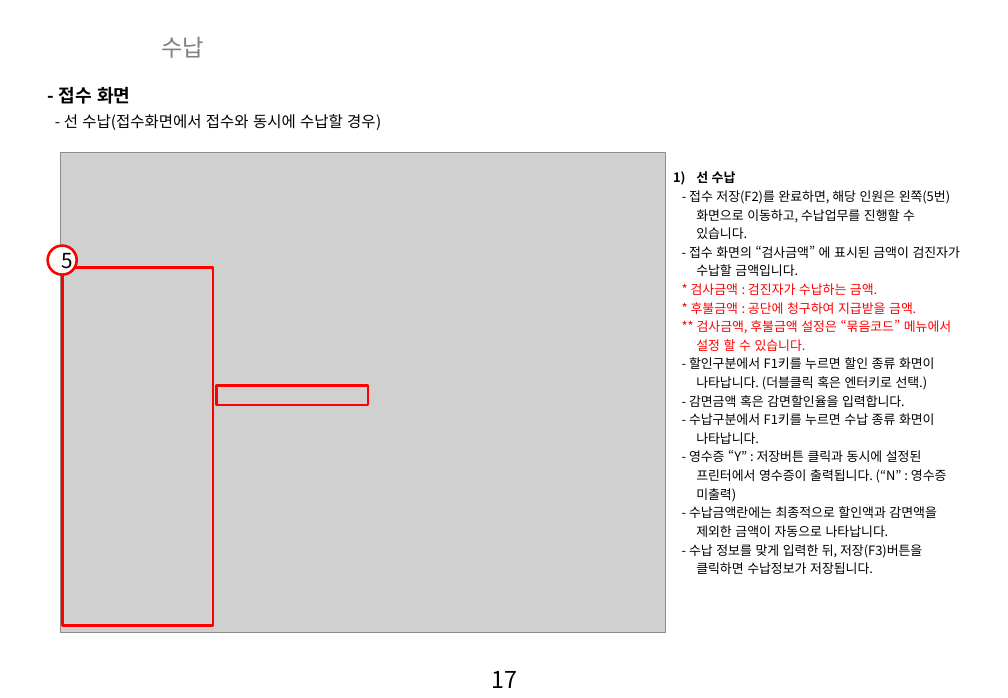
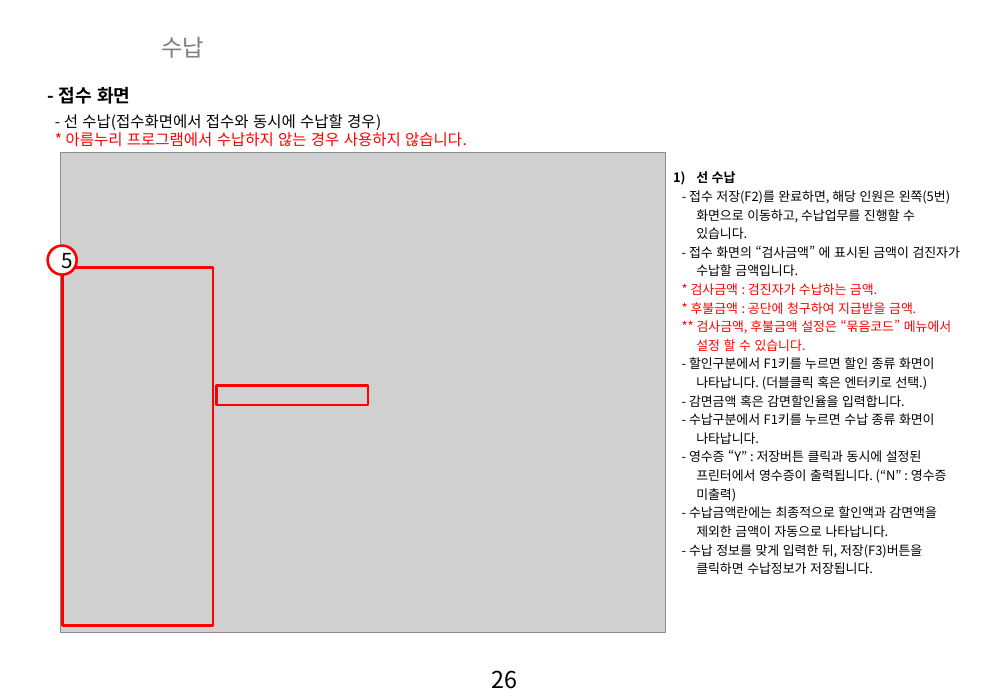
Before and after one commit to zooxop/ailiss_manual, a slide deck: slide 27 of manual/앨리스_매뉴얼_작업중.pptx (slide 18 before the commit). Drawn at 1008x698 pixels with LibreOffice and Linux fonts; fonts in the diff are those of the drawing; grey boxes stand for pictures; background and template pictures are left out. Boxes give left, top, right and bottom in pixels: in the first picture for what was removed or moved away, otherwise in the second. Text is boxed around its words. In the diff, an @@ line names an element or a change of style, - is before the commit and + after.

```diff
--- a/manual/앨리스_매뉴얼_작업중.pptx
+++ b/manual/앨리스_매뉴얼_작업중.pptx
@@ text at [66,132,467,147]: paragraph added @@
+* 아름누리 프로그램에서 수납하지 않는 경우 사용하지 않습니다.
@@ page number at [491,670,517,689]: text changed @@
-17
+26
```
Also in this commit, not shown: 2 other slides changed, 4 slides added.
